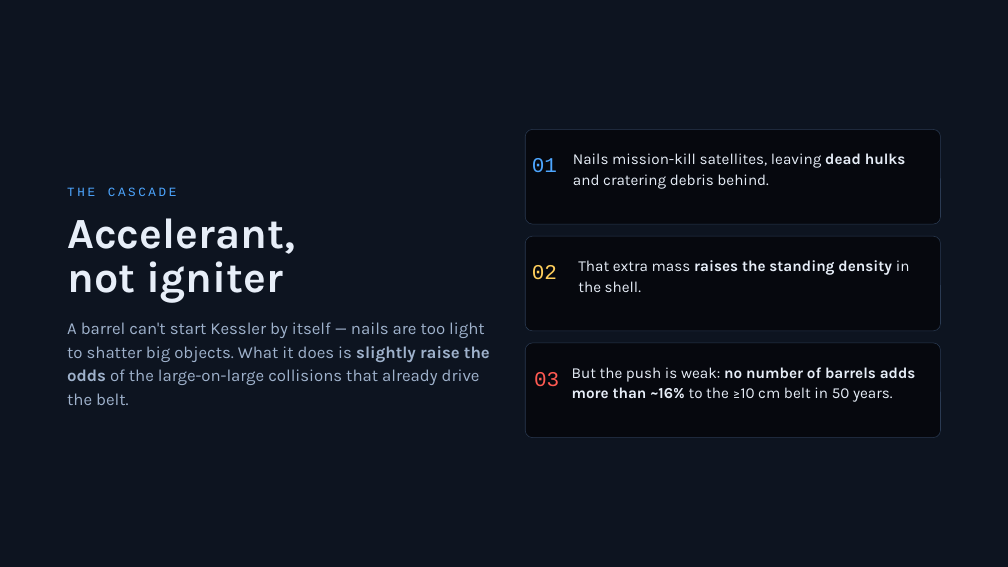
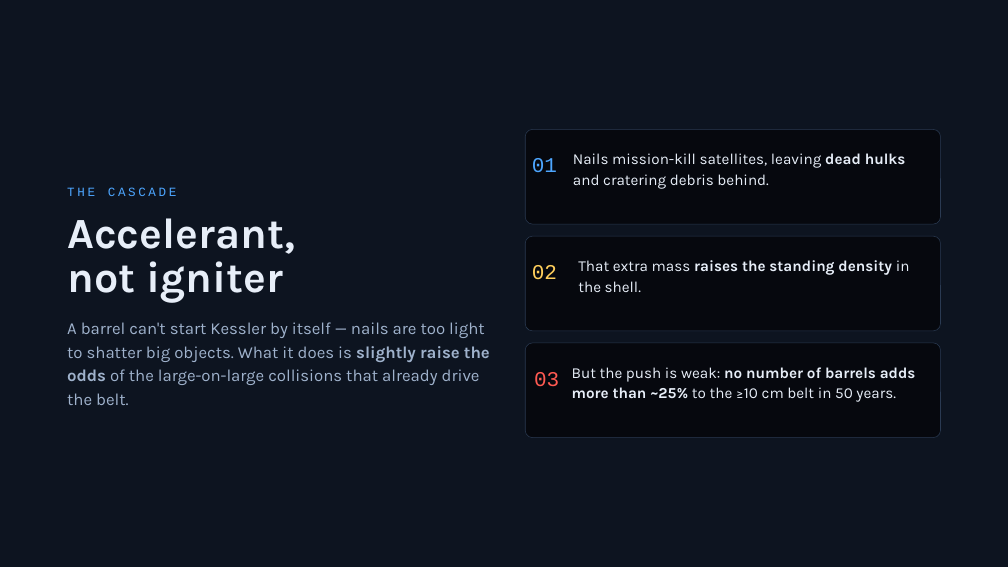
Before and after one commit to TimKadyrov/DebrisCascade, a slide deck: slide 9 of Barrel of Nails — Kessler Study.pptx. Drawn at 1008x567 pixels with LibreOffice and Linux fonts; fonts in the diff are those of the drawing. Boxes give left, top, right and bottom in pixels: in the first picture for what was removed or moved away, otherwise in the second. Text is boxed around its words. In the diff, an @@ line names an element or a change of style, - is before the commit and + after.

Commit message:
Deck on the cube engine; 2006 NASA benchmark panel
- Scenario numbers from 16-seed cube ensembles: nothing added x1.19,
  50/yr x2.6, 200/yr x18, 500/yr x59 (working satellites x4.6), operators
  quit ~yr 27 then x2.8, removal ~10/yr (~2 without explosions, ~60 with
  50/yr). Barrel-sized effects stay on the box model: ceiling +25%,
  90-230 barrels double the 1-10 cm field, ASAT ~22 barrels.
- Charts: seed-range bands/whiskers with the box model dashed; engine
  roles on the tool and engines slides.
- Limits slide: benchmark panel (LEGEND vs box vs cube, no old box) with
  the 2006 rerun at 16 seeds: cube 11.5 (5-17) vs LEGEND 10.8.
- SUMMARY and README rewritten for the cube headline and the benchmark.

```diff
--- a/Barrel of Nails — Kessler Study.pptx
+++ b/Barrel of Nails — Kessler Study.pptx
@@ text at [572,367,916,402]: text changed @@
-But the push is weak: no number of barrels adds more than ~16% to the ≥10 cm belt in 50 years.
+But the push is weak: no number of barrels adds more than ~25% to the ≥10 cm belt in 50 years.
```
Also in this commit, not shown: 14 other slides changed, 15 other files.
